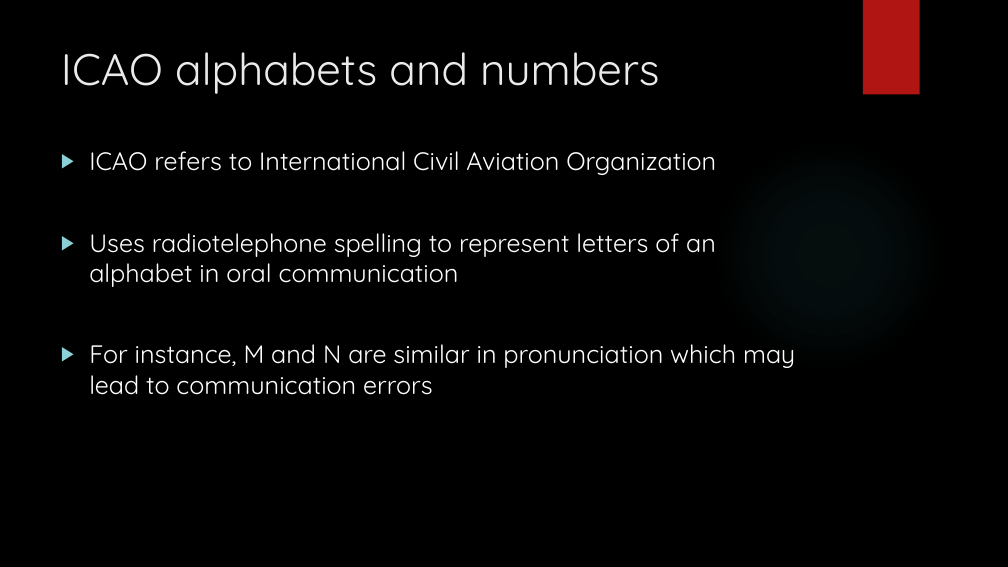
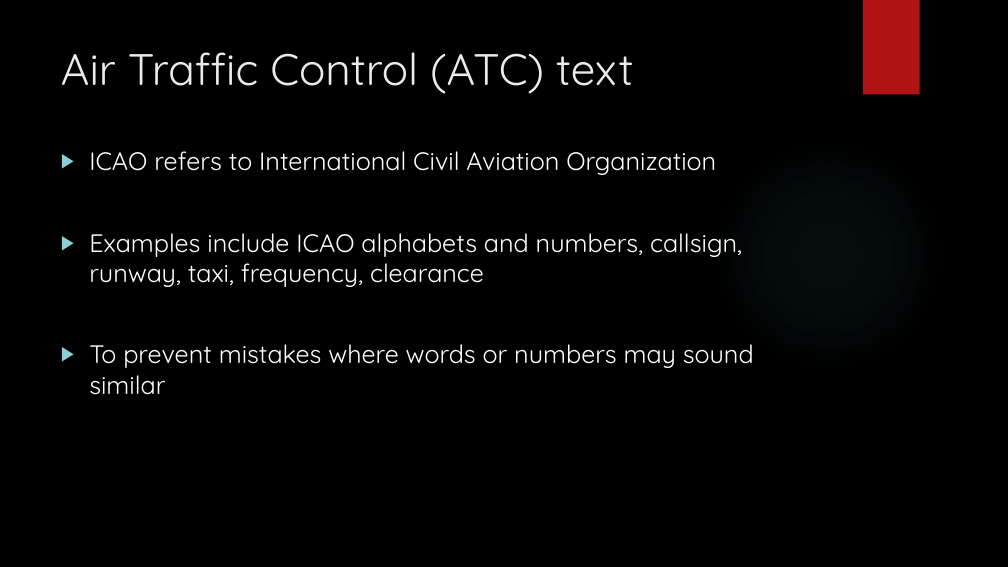
Before and after one commit to andyngchinkuan/atc-fyp, a slide deck: slide 10 of misc/reading-materials/Keyword and Named Entity Recognition on Air Traffic.pptx (slide 11 before the commit). Drawn at 1008x567 pixels with LibreOffice and Linux fonts; fonts in the diff are those of the drawing; background and template pictures are left out. Boxes give left, top, right and bottom in pixels: in the first picture for what was removed or moved away, otherwise in the second. Text is boxed around its words. In the diff, an @@ line names an element or a change of style, - is before the commit and + after.

```diff
--- a/misc/reading-materials/Keyword and Named Entity Recognition on Air Traffic.pptx
+++ b/misc/reading-materials/Keyword and Named Entity Recognition on Air Traffic.pptx
@@ title at [61,52,633,94]: text changed @@
-ICAO alphabets and numbers
+Air Traffic Control (ATC) text
@@ text at [89,233,754,395]: text changed @@
-▶ Uses radiotelephone spelling to represent letters of an alphabet in oral communication
-▶ For instance, M and N are similar in pronunciation which may lead to communication errors
+▶ Examples include ICAO alphabets and numbers, callsign, runway, taxi, frequency, clearance
+▶ To prevent mistakes where words or numbers may sound similar
```
Also in this commit, not shown: 5 other slides changed, 5 slides removed.
